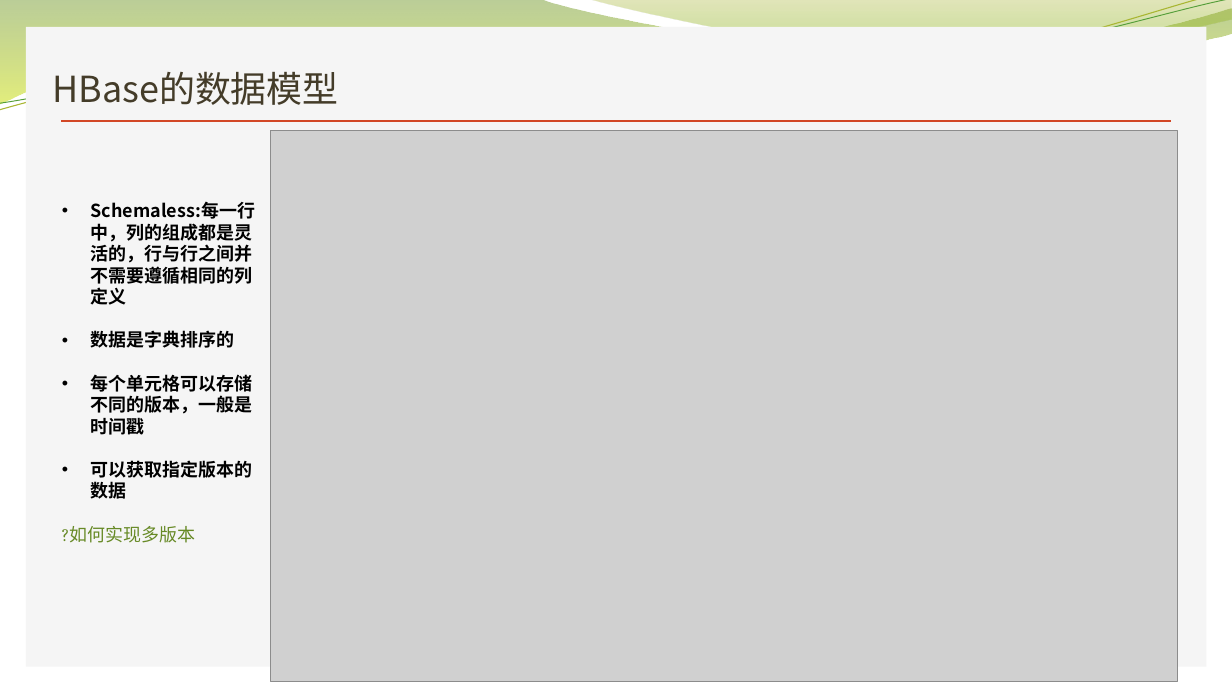
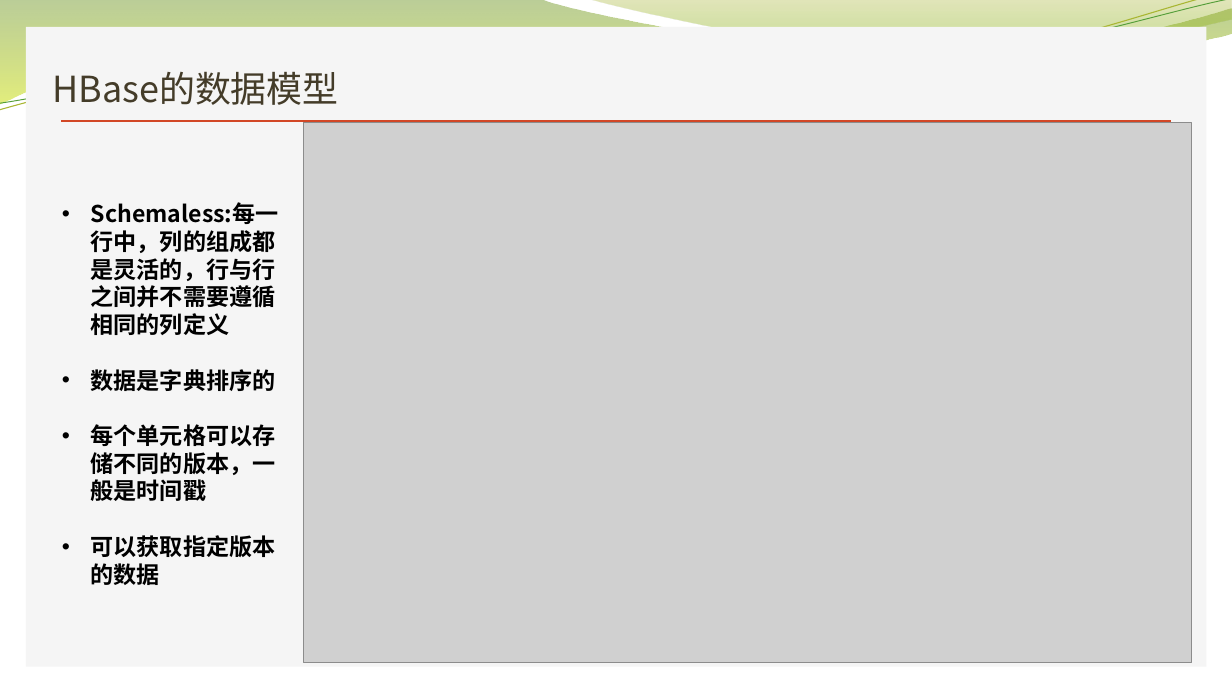
Before and after one commit to Zhangwusheng/Zhangwusheng.github.io, a slide deck: slide 5 of _posts/HBASE基本原理介绍副本2.pptx. Drawn at 1232x693 pixels with LibreOffice and Linux fonts; fonts in the diff are those of the drawing; grey boxes stand for pictures; background and template pictures are left out. Boxes give left, top, right and bottom in pixels: in the first picture for what was removed or moved away, otherwise in the second. Text is boxed around its words. In the diff, an @@ line names an element or a change of style, - is before the commit and + after.

```diff
--- a/_posts/HBASE基本原理介绍副本2.pptx
+++ b/_posts/HBASE基本原理介绍副本2.pptx
@@ picture: place and size @@
-picture at [271,130,1177,681]
+picture at [303,123,1192,663]
@@ text "Schemaless:每一行中，列的组成都是灵活的，行与行之间并不需要遵循相同的列定义" at [91,202,279,585]: size 14 to 18 pt @@
@@ text at [62,526,196,543]: paragraph removed @@
-?如何实现多版本
```
Also in this commit, not shown: 12 other slides changed, 1 other file.
